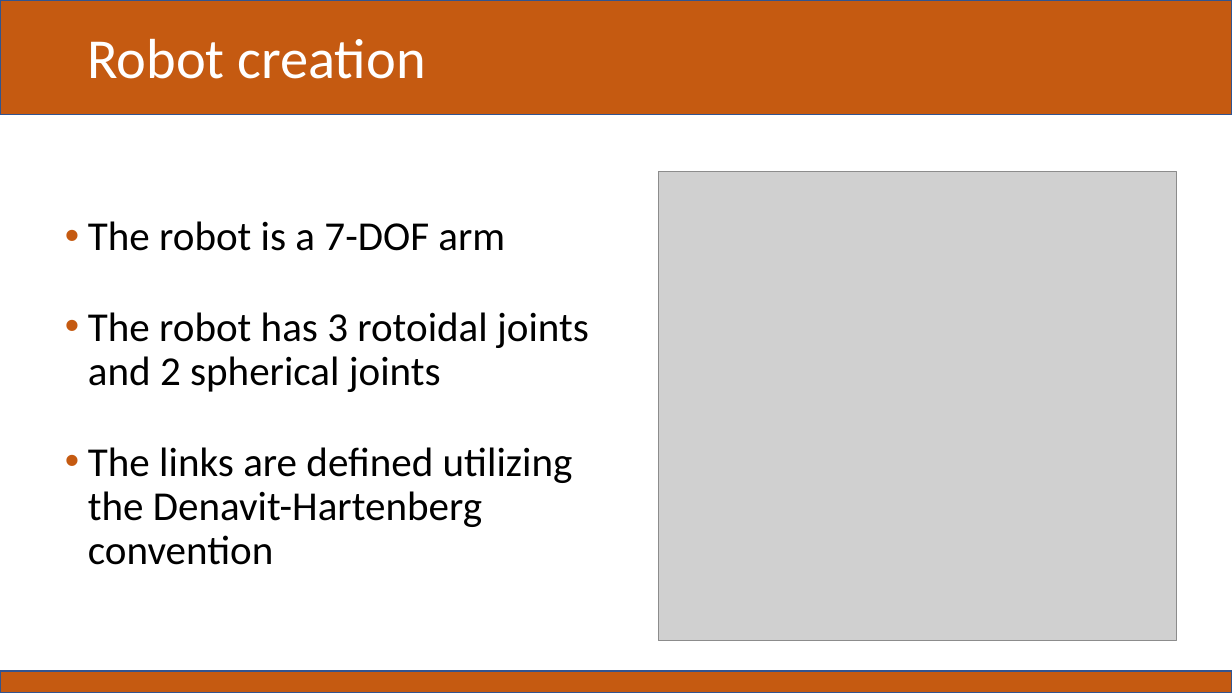
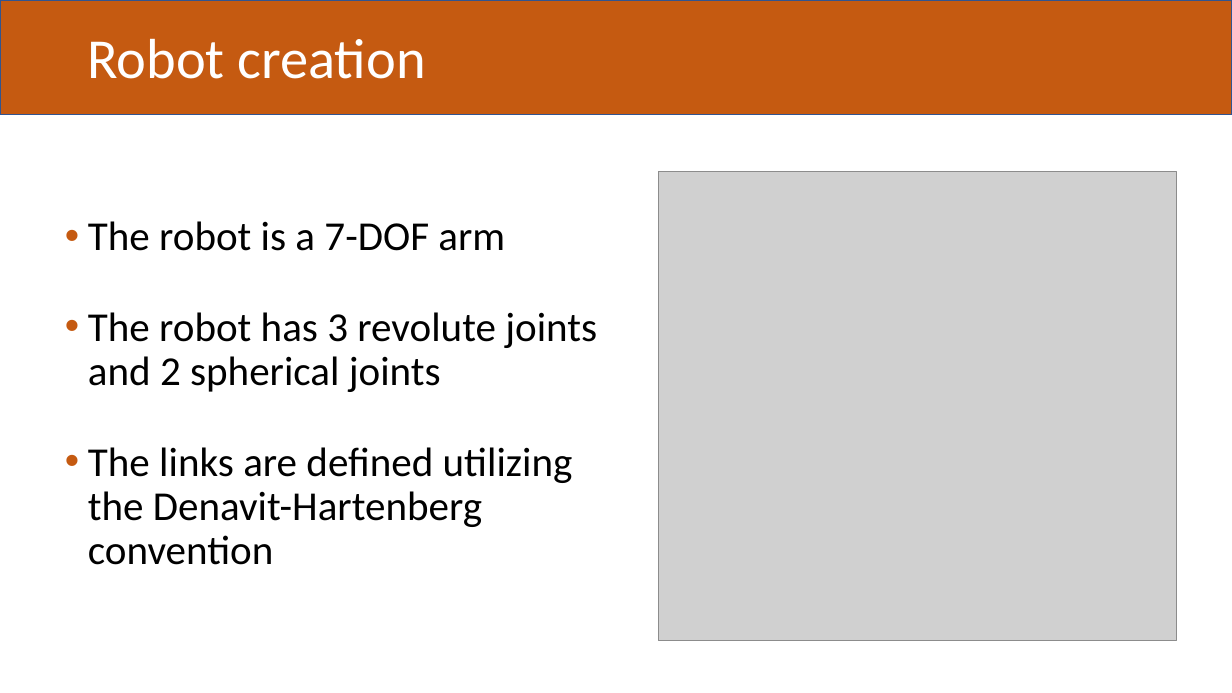
Before and after one commit to Scimmiaparlante/RaHMI_project, a slide deck: slide 2 of Project report.pptx. Drawn at 1232x693 pixels with LibreOffice and Linux fonts; fonts in the diff are those of the drawing; grey boxes stand for pictures. Boxes give left, top, right and bottom in pixels: in the first picture for what was removed or moved away, otherwise in the second. Text is boxed around its words. In the diff, an @@ line names an element or a change of style, - is before the commit and + after.

```diff
--- a/Project report.pptx
+++ b/Project report.pptx
@@ text at [88, 312, 597, 392]: text changed @@
-• The robot has 3 rotoidal joints and 2 spherical joints
+• The robot has 3 revolute joints and 2 spherical joints
@@ rectangle removed at [0, 671, 1232, 693] @@
```
Also in this commit, not shown: 7 other slides changed, 2 slides added.
